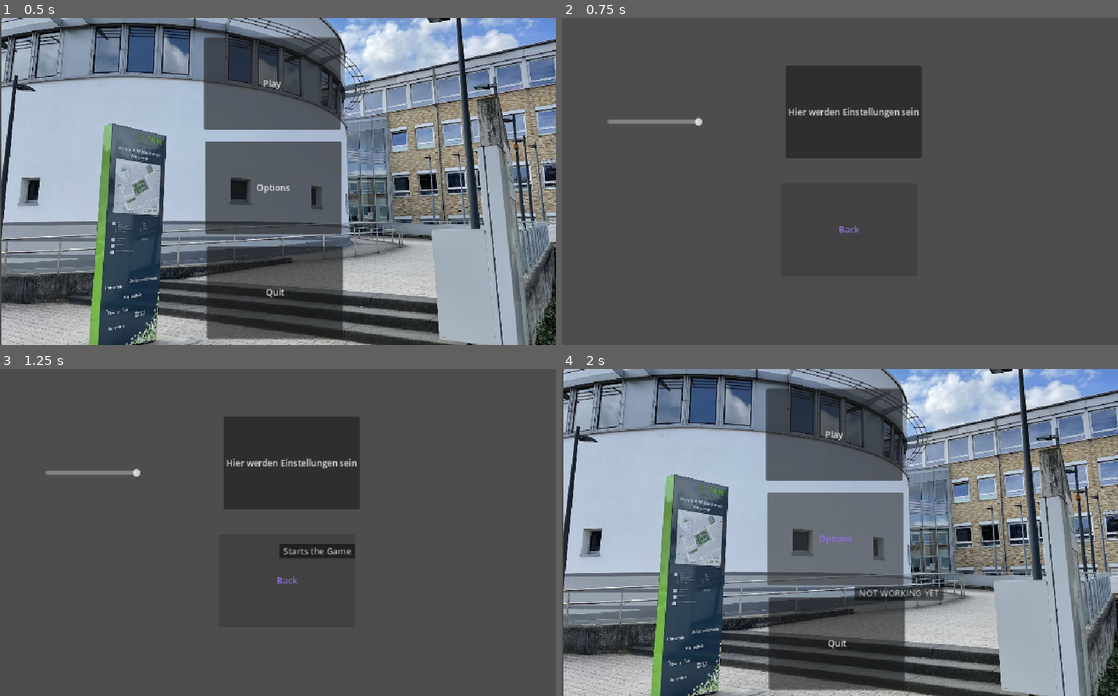
Above: before the commit, frames 1-4 (two rows, left to right).
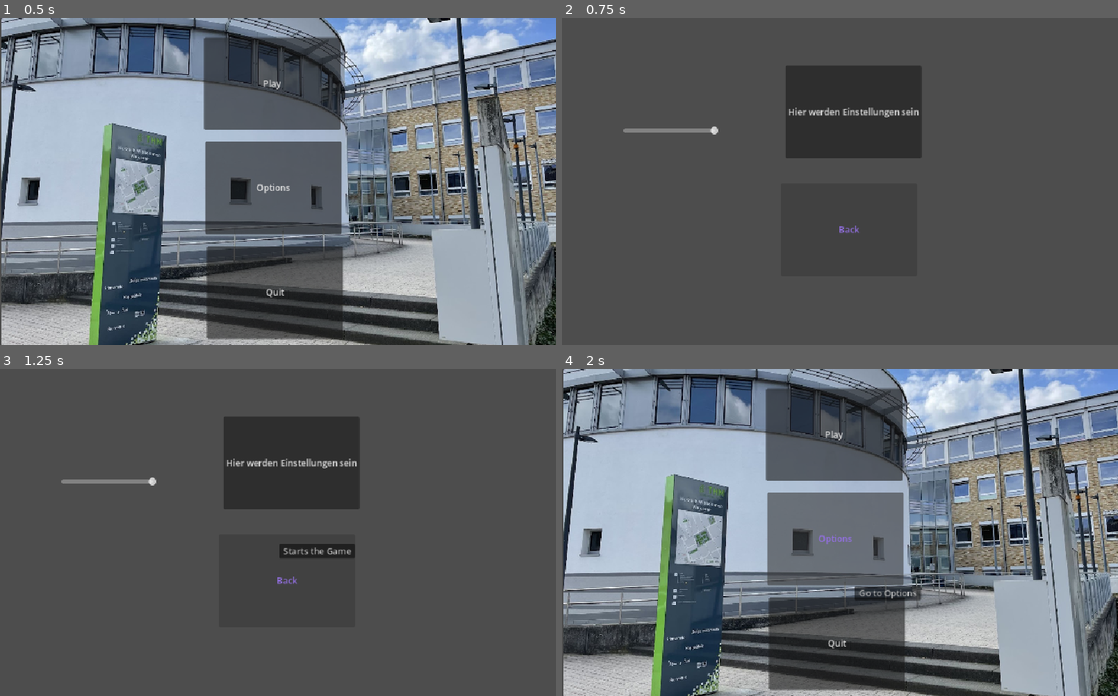
Above: after the commit, the same moments.

Repository: JustusBSchmidt04/LuckeRun
Game: Godot game, scene res://Szene/Startbildschirm/main_menu_bg.tscn
Same seed, same stepped clock (60 frames per second), same inputs: the game is played once before the commit and once after it.
Inputs:
- Up to frame 1 (0.5 s): no input
- Up to frame 2 (0.75 s): click "Options" at 0.5 s
- Up to frame 3 (1.25 s): no input
- Up to frame 4 (2 s): click "Back" at 1.25 s

Frame 1 is identical in both runs. In frame 2, 0.5% of the frame differs, in the area x 8-29%, y 30-36%; in frame 3, 0.5%; in frame 4, 0.3%.

Commit message:
Added Background Music + light visual changes

Diff:
--- /dev/null
+++ b/luckerun/Sounds/MusicPlayer.tscn
@@ -0,0 +1,9 @@
+[gd_scene load_steps=2 format=3 uid="uid://c6lgdn7vmvpg1"]
+
+[ext_resource type="AudioStream" uid="uid://0tpf54qhyo5e" path="res://Sounds/A Gentle Sunlight.mp3" id="1_sd5s3"]
+
+[node name="Node2D" type="Node2D"]
+
+[node name="AudioStreamPlayer2D" type="AudioStreamPlayer2D" parent="."]
+stream = ExtResource("1_sd5s3")
+autoplay = true
--- a/luckerun/Szene/OptionenSeite/option_screen.tscn
+++ b/luckerun/Szene/OptionenSeite/option_screen.tscn
@@ -43,10 +43,11 @@
 
 [node name="VolumeSlider" type="HSlider" parent="Control"]
 layout_mode = 2
-offset_left = 83.0
-offset_top = 168.0
-offset_right = 258.0
-offset_bottom = 213.0
+offset_left = 112.0
+offset_top = 184.0
+offset_right = 287.0
+offset_bottom = 229.0
+tooltip_text = "Change Volume"
 min_value = -30.0
 max_value = 0.0
 step = 0.1
--- /dev/null
+++ b/luckerun/Szene/Startbildschirm/audio_stream_player_2d.gd
@@ -0,0 +1 @@
+extends AudioStreamPlayer2D
--- a/luckerun/Szene/Startbildschirm/main_menu_bg.tscn
+++ b/luckerun/Szene/Startbildschirm/main_menu_bg.tscn
@@ -23,7 +23,7 @@
 offset_top = 35.0
 offset_right = 626.0
 offset_bottom = 205.0
-tooltip_text = "Starts the Game"
+tooltip_text = "Start the Game"
 shortcut_context = NodePath(".")
 theme = SubResource("Theme_u6l3h")
 theme_override_colors/font_hover_color = Color(0.574407, 0.436859, 0.887789, 1)
@@ -36,7 +36,7 @@
 offset_top = 226.0
 offset_right = 628.0
 offset_bottom = 396.0
-tooltip_text = "NOT WORKING YET"
+tooltip_text = "Go to Options"
 shortcut_context = NodePath(".")
 theme = SubResource("Theme_u6l3h")
 theme_override_colors/font_hover_color = Color(0.574407, 0.436859, 0.887789, 1)
@@ -49,7 +49,7 @@
 offset_top = 418.0
 offset_right = 631.0
 offset_bottom = 588.0
-tooltip_text = "Closes the Game"
+tooltip_text = "Close the Game"
 shortcut_context = NodePath(".")
 theme = SubResource("Theme_u6l3h")
 theme_override_colors/font_hover_color = Color(0.574407, 0.436859, 0.887789, 1)
--- a/luckerun/project.godot
+++ b/luckerun/project.godot
@@ -14,6 +14,10 @@
 run/main_scene="uid://5opfomoph68k"
 config/features=PackedStringArray("4.4", "Forward Plus")
 config/icon="res://icon.svg"
+
+[autoload]
+
+MusicPlayer="*res://Sounds/MusicPlayer.tscn"
 
 [display]
 
Not shown, added: luckerun/Sounds/A Gentle Sunlight.mp3.import
Not shown, added: luckerun/Szene/Startbildschirm/audio_stream_player_2d.gd.uid
Not shown, added: luckerun/Sounds/A Gentle Sunlight.mp3
